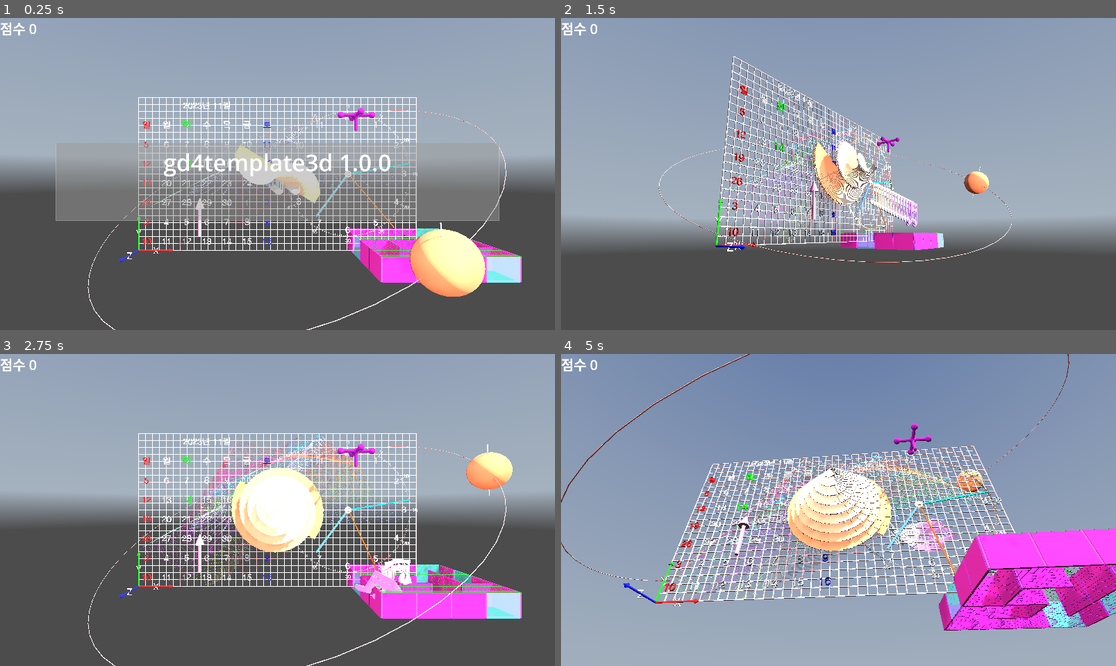
Above: before the commit, frames 1-4 (two rows, left to right).
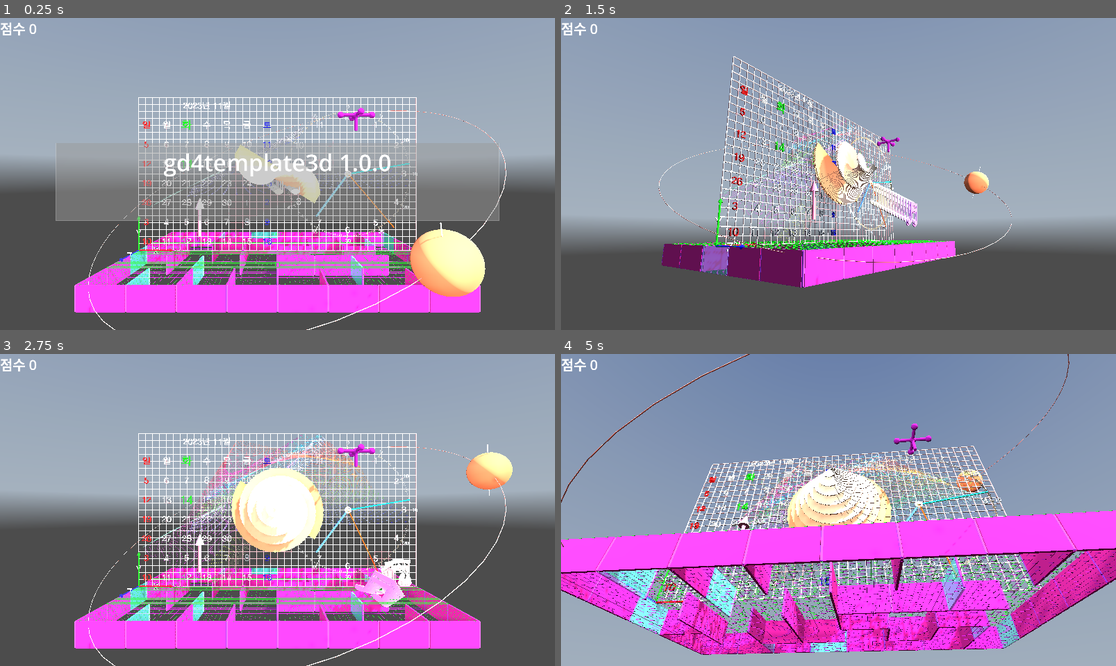
Above: after the commit, the same moments.

Repository: kasworld/gd4template3d
Game: Godot game, scene res://main.tscn
The game is run twice, just before and just after one commit, with the same random seed, the same clock (stepped at 60 frames per second) and the same inputs. A sky picture missing from this copy of the repository is replaced by a grey-blue gradient.
Inputs (mouse positions are in pixels of both pictures, inside the frame that each line leads up to):
- Up to frame 1 (0.25 s): no input
- Up to frame 2 (1.5 s): tap Enter at 0.5, 0.6, 1.35 s; move the mouse to (960, 158) at 0.52 s; click (960, 158) at 0.67 s; move the mouse to (727, 189) at 1.27 s; click (727, 189) at 1.42 s
- Up to frame 3 (2.75 s): move the mouse to (333, 441) at 2.02 s; tap Enter at 2.1 s; click (333, 441) at 2.17 s
- Up to frame 4 (5 s): move the mouse to (810, 572) at 2.77 s; tap Enter at 2.85, 3.6, 4.35 s; click (810, 572) at 2.92 s; move the mouse to (1005, 556) at 3.52 s; click (1005, 556) at 3.67 s; move the mouse to (672, 463) at 4.27 s; click (672, 463) at 4.42 s

The runs differ from the first frame. In frame 1, 13% of the frame differs, in the area x 13-94%, y 67-95%; in frame 2, 5.7%; in frame 3, 15%; in frame 4, 30%, in the area x 0-100%, y 50-97%.

Commit message:
add maze3d_demo

Diff:
--- a/main.gd
+++ b/main.gd
@@ -18,14 +18,7 @@
 	$TimedMessage.panel_hidden.connect(message_hidden)
 	$TimedMessage.show_message("",0)
 
-	$Maze3D.init_with_color(
-		Maze3DSetting.new_default(),
-		Callable(),
-		random_color(),
-		random_color(),
-		random_color(),
-		)
-	$Maze3D.position.x = WorldSize.x
+	maze3d_demo()
 	orbit_demo()
 	wirenet_demo()
 	bartree_demo()
@@ -35,6 +28,23 @@
 	arrow3d_demo()
 	valvehandle_demo()
 	meshtrail_demo()
+
+func maze3d_demo() -> void:
+	var ms := Maze3DSetting.new_default()
+	ms.MazeSize = Vector2i(8,5)
+	ms.MazeSize += Vector2i(randi_range(-1,1), randi_range(-1,1) )
+	ms.StoryH *= pow(2, randf()*2 -1 )
+	ms.LaneW = WorldSize.x/ms.MazeSize.x
+	$Maze3D.init_with_color(
+		ms,
+		Callable(),
+		random_color(),
+		random_color(),
+		random_color(),
+		)
+	$Maze3D.position.x = WorldSize.x/2
+	$Maze3D.position.y = -ms.StoryH/2
+
 
 var b_box :AABB
 func meshtrail_demo() -> void:
